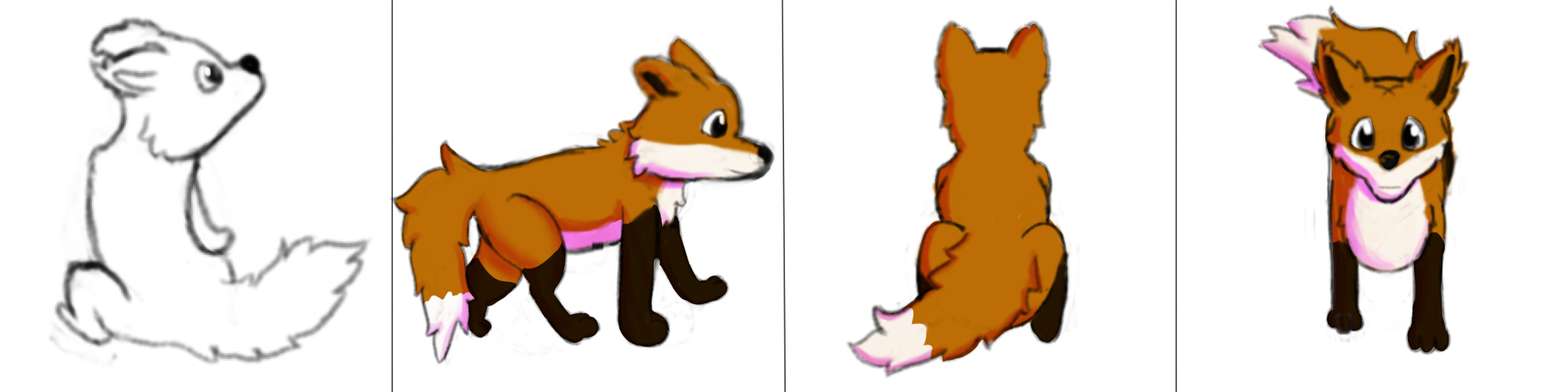
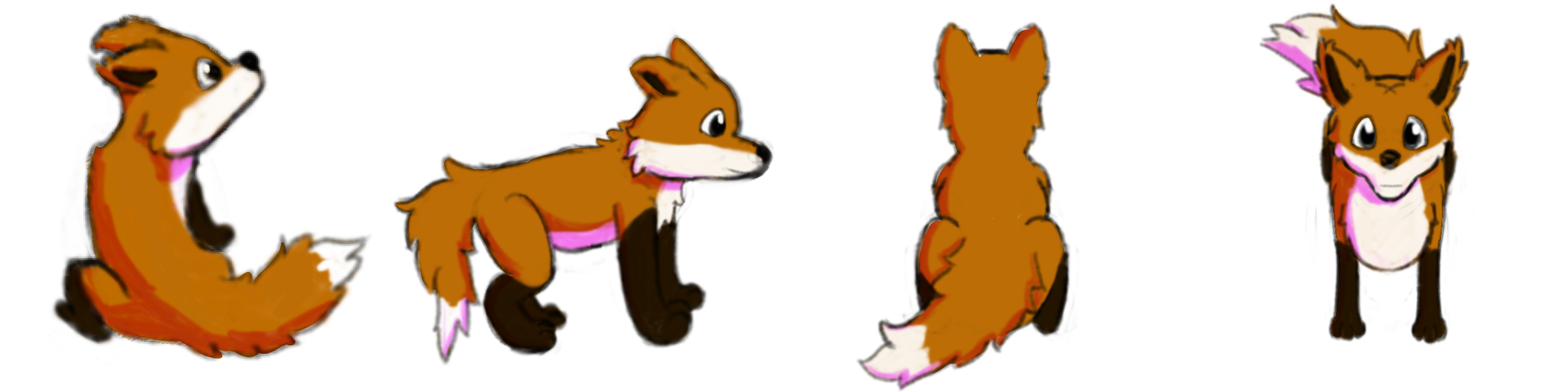
The second 1568×392 image is a revision of the first. Changes to its layers:
hid group "Group 11" (4 layers) over [47, 0, 1470, 392]
painted on "Paint Layer 6" (1st of 3, in "Group 5" › "Group 11") over [48, 0, 1470, 392]
hid group "Group 9" (3 layers) over [47, 0, 1470, 392]
showed group "Group 4" (4 layers) over [47, 0, 1470, 392]
painted on "Paint Layer 3" (4th of 4, in "Group 5" › "Group 4") over [47, 0, 1470, 392]
